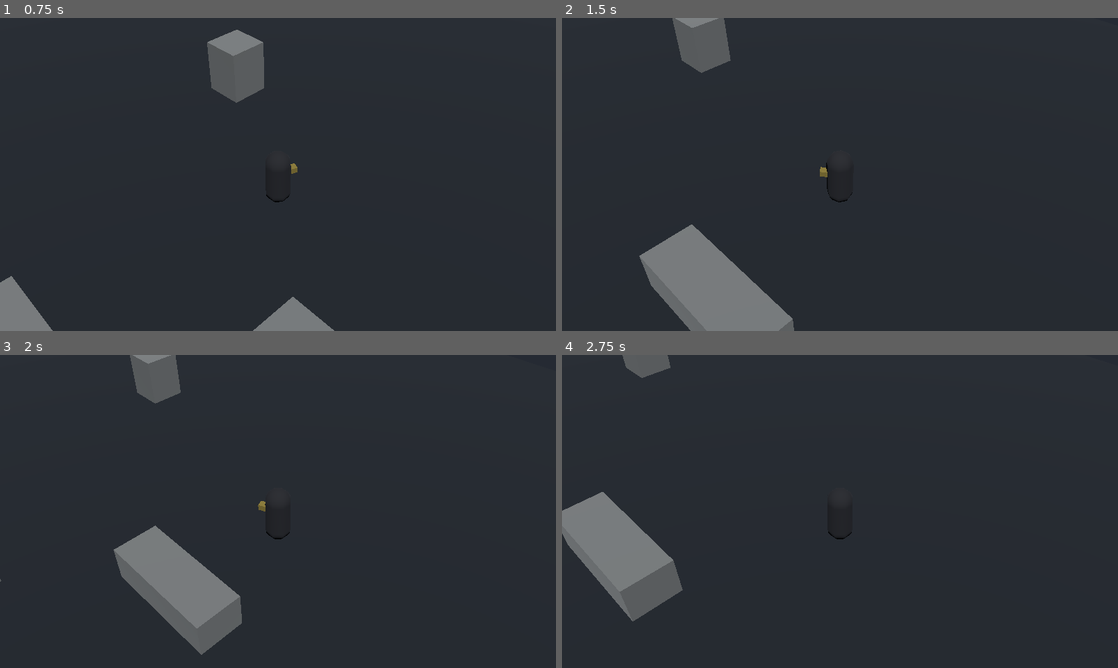
Above: before the commit, frames 1-4 (two rows, left to right).
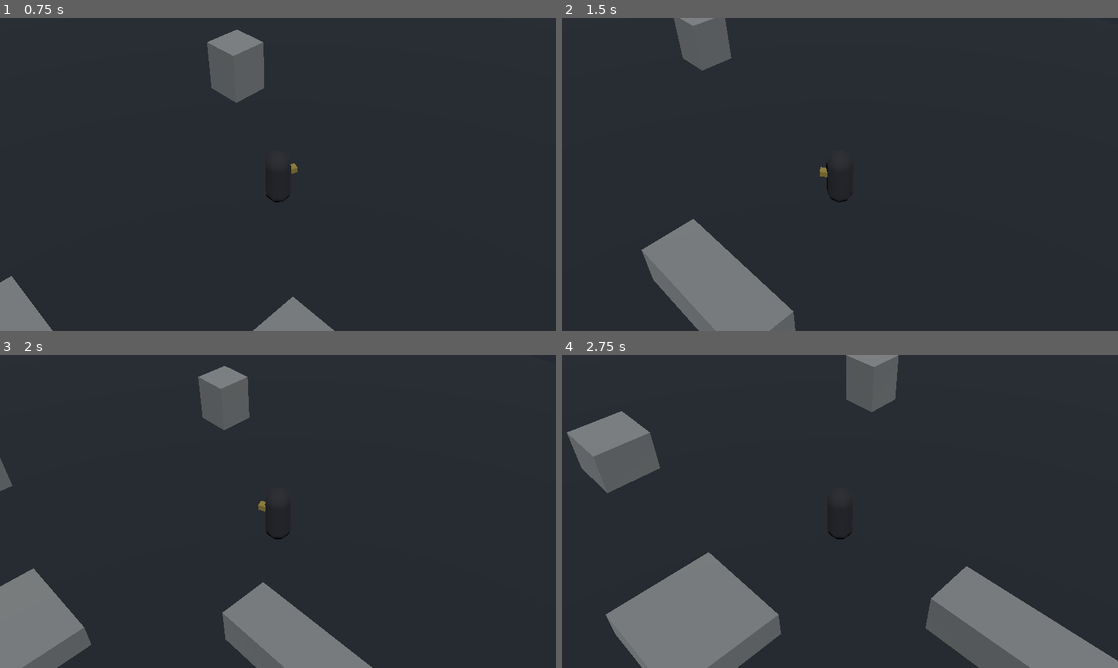
Above: after the commit, the same moments.

Repository: lqborges/mio-cid
Game: Godot game, scene res://content/chapters/_dev/arena.tscn
Same seed, same stepped clock (60 frames per second), same inputs: the game is played once before the commit and once after it.
Inputs (mouse positions are in pixels of both pictures, inside the frame that each line leads up to):
- Up to frame 1 (0.75 s): tap Enter at 0.5 s; move the mouse to (400, 158) at 0.52 s; hold D (move_right) from 0.53 s (still down); hold Right mouse button (click_move) from 0.53 s (still down)
- Up to frame 2 (1.5 s): tap Space (dodge) at 0.8, 1.35 s; move the mouse to (728, 190) at 1.27 s; release D (move_right) at 1.28 s; release Right mouse button (click_move) at 1.28 s; hold S (move_back) from 1.28 s (still down)
- Up to frame 3 (2 s): keep holding S (move_back); tap F (leap) at 1.55 s
- Up to frame 4 (2.75 s): move the mouse to (895, 442) at 2.02 s; release S (move_back) at 2.03 s; hold D (move_right) from 2.03 s (still down); hold F (leap) from 2.03 s (still down); tap Shift (run) at 2.3 s

Frame 1 is identical in both runs. In frame 2, 1.1% of the frame differs, in the area x 13-42%, y 0-100%; in frame 3, 15%; in frame 4, 22%, in the area x 0-100%, y 0-100%.

Commit message:
fix: address review feedback for PR-02 Player controller (isometric)
Preserve slam plant and leap XZ; apply dodge speed on the start frame.
Defer click-to-move raycasts to the physics frame.

Diff:
--- a/game/actors/player/cid_controller.gd
+++ b/game/actors/player/cid_controller.gd
@@ -27,6 +27,7 @@
 
 var _facing: Vector3 = Vector3(0.0, 0.0, -1.0)
 var _click_target: Variant = null
+var _queued_click_pos: Variant = null
 var _dodge_dir: Vector3 = Vector3.ZERO
 var _dodge_left: float = 0.0
 var _dodge_cd: float = 0.0
@@ -39,6 +40,7 @@
 var _queued_shout: bool = false
 var _queued_swap: bool = false
 var _queued_interact: bool = false
+var _leap_airborne: bool = false
 
 
 func _ready() -> void:
@@ -78,7 +80,7 @@
 		_queued_interact = true
 		get_viewport().set_input_as_handled()
 	elif event.is_action_pressed("click_move"):
-		_click_target = _ground_point_from_mouse()
+		_queued_click_pos = get_viewport().get_mouse_position()
 		get_viewport().set_input_as_handled()
 
 
@@ -87,32 +89,46 @@
 	rotation = Vector3.ZERO
 	_tick_cooldowns(delta)
 	_apply_gravity(delta)
+	_resolve_queued_click()
 	var wish := _movement_wish()
 	_update_facing(wish)
 	if _dodge_left > 0.0:
-		_dodge_left = maxf(_dodge_left - delta, 0.0)
-		velocity.x = _dodge_dir.x * dodge_speed
-		velocity.z = _dodge_dir.z * dodge_speed
+		_apply_dodge_xz(delta)
 		_queued_dodge = false
 		_queued_slam = false
 		_queued_leap = false
 	else:
 		_consume_queues(wish)
-		var speed := run_speed if Input.is_action_pressed("run") else walk_speed
-		if wish.length_squared() > 0.0001:
-			velocity.x = wish.x * speed
-			velocity.z = wish.z * speed
-		else:
+		# Dodge/leap/slam own XZ this step — walk/run would clobber them.
+		if _dodge_left > 0.0:
+			_apply_dodge_xz(delta)
+		elif _leap_airborne:
+			pass
+		elif _slam_cd > 0.0:
 			velocity.x = 0.0
 			velocity.z = 0.0
+		else:
+			var speed := run_speed if Input.is_action_pressed("run") else walk_speed
+			if wish.length_squared() > 0.0001:
+				velocity.x = wish.x * speed
+				velocity.z = wish.z * speed
+			else:
+				velocity.x = 0.0
+				velocity.z = 0.0
 	_orient_visual()
 	move_and_slide()
+	if _leap_airborne and is_on_floor() and velocity.y <= 0.0:
+		_leap_airborne = false
 
 
 func _consume_queues(wish: Vector3) -> void:
 	if _queued_dodge and _dodge_cd <= 0.0:
 		_start_dodge(wish)
 	_queued_dodge = false
+	# Dodge owns the step it starts on; slam/leap must not mutate velocity too.
+	if _dodge_left > 0.0:
+		_queued_slam = false
+		_queued_leap = false
 	if combat == null:
 		_queued_slam = false
 		_queued_leap = false
@@ -122,9 +138,11 @@
 		if _queued_slam and _slam_cd <= 0.0:
 			combat.slam()
 			_slam_cd = slam_cooldown
+			_leap_airborne = false
 		if _queued_leap and _leap_cd <= 0.0:
 			combat.leap()
 			_leap_cd = leap_cooldown
+			_leap_airborne = true
 		if _queued_shout and _shout_cd <= 0.0:
 			combat.shout()
 			_shout_cd = shout_cooldown
@@ -151,7 +169,21 @@
 	_dodge_left = dodge_duration
 	_dodge_cd = dodge_cooldown
 	_click_target = null
+	_leap_airborne = false
 	_facing = _dodge_dir
+
+
+func _apply_dodge_xz(delta: float) -> void:
+	_dodge_left = maxf(_dodge_left - delta, 0.0)
+	velocity.x = _dodge_dir.x * dodge_speed
+	velocity.z = _dodge_dir.z * dodge_speed
+
+
+func _resolve_queued_click() -> void:
+	if _queued_click_pos == null:
+		return
+	_click_target = _ground_point_from_mouse(_queued_click_pos)
+	_queued_click_pos = null
 
 
 func _movement_wish() -> Vector3:
@@ -223,11 +255,11 @@
 	return wish.normalized()
 
 
-func _ground_point_from_mouse() -> Vector3:
+func _ground_point_from_mouse(screen_pos: Variant = null) -> Vector3:
 	var fallback := global_position + _facing
 	if camera == null:
 		return fallback
-	var mouse := get_viewport().get_mouse_position()
+	var mouse: Vector2 = screen_pos if screen_pos is Vector2 else get_viewport().get_mouse_position()
 	var origin := camera.project_ray_origin(mouse)
 	var dir := camera.project_ray_normal(mouse)
 	var space := get_world_3d().direct_space_state
--- a/tests/unit/test_cid_controller.gd
+++ b/tests/unit/test_cid_controller.gd
@@ -2,12 +2,15 @@
 ## Headless isometric controller smoke test (gdUnit4 is still a placeholder).
 ## Run: godot --headless --path . -s res://tests/unit/test_cid_controller.gd
 
+var _failures: PackedStringArray = []
+var _leap_cid: CharacterBody3D = null
+var _leap_queued: bool = false
+
 
 func _initialize() -> void:
-	var failures: PackedStringArray = []
-	failures.append_array(_check_cid_scene())
-	failures.append_array(_check_arena_scene())
-	_finish(failures)
+	_failures.append_array(_check_cid_scene())
+	_failures.append_array(_check_arena_scene())
+	call_deferred("_begin_leap_tick")
 
 
 func _check_cid_scene() -> PackedStringArray:
@@ -67,6 +70,57 @@
 	return failures
 
 
+func _begin_leap_tick() -> void:
+	var packed: Resource = load("res://content/art/characters/cid/cid.tscn")
+	if packed == null or not (packed is PackedScene):
+		_failures.append("leap tick: cid.tscn failed to load")
+		_finish(_failures)
+		return
+	_leap_cid = (packed as PackedScene).instantiate() as CharacterBody3D
+	if _leap_cid == null:
+		_failures.append("leap tick: Cid root is not CharacterBody3D")
+		_finish(_failures)
+		return
+	get_root().add_child(_leap_cid)
+	physics_frame.connect(_on_leap_physics_frame)
+
+
+func _on_leap_physics_frame() -> void:
+	if _leap_cid == null or not _leap_cid.is_inside_tree():
+		return
+	if not _leap_queued:
+		# Zero stick: do not press move. Leap XZ must follow facing for this tick.
+		_leap_cid.set("_queued_leap", true)
+		_leap_queued = true
+		return
+	physics_frame.disconnect(_on_leap_physics_frame)
+	_failures.append_array(_assert_leap_xz(_leap_cid))
+	_leap_cid.free()
+	_leap_cid = null
+	_finish(_failures)
+
+
+func _assert_leap_xz(cid: CharacterBody3D) -> PackedStringArray:
+	var failures: PackedStringArray = []
+	var facing: Vector3 = cid.call("facing_dir")
+	facing.y = 0.0
+	var combat: Node = cid.get_node_or_null("CidCombat")
+	var leap_speed: float = 8.0
+	if combat != null:
+		leap_speed = float(combat.get("leap_speed"))
+	if facing.length_squared() < 0.0001:
+		failures.append("leap tick: facing xz is zero")
+	else:
+		facing = facing.normalized()
+		var expected := Vector3(facing.x, 0.0, facing.z) * leap_speed
+		var got := Vector3(cid.velocity.x, 0.0, cid.velocity.z)
+		if got.distance_to(expected) > 0.05:
+			failures.append("leap tick: velocity.xz %s != facing * leap_speed %s" % [got, expected])
+	if cid.velocity.y <= 0.1:
+		failures.append("leap tick: expected hop Y, got %s" % cid.velocity.y)
+	return failures
+
+
 func _finish(failures: PackedStringArray) -> void:
 	if failures.is_empty():
 		print("test_cid_controller: ok")
Not shown, changed: tests/unit/test_cid_controller.py
